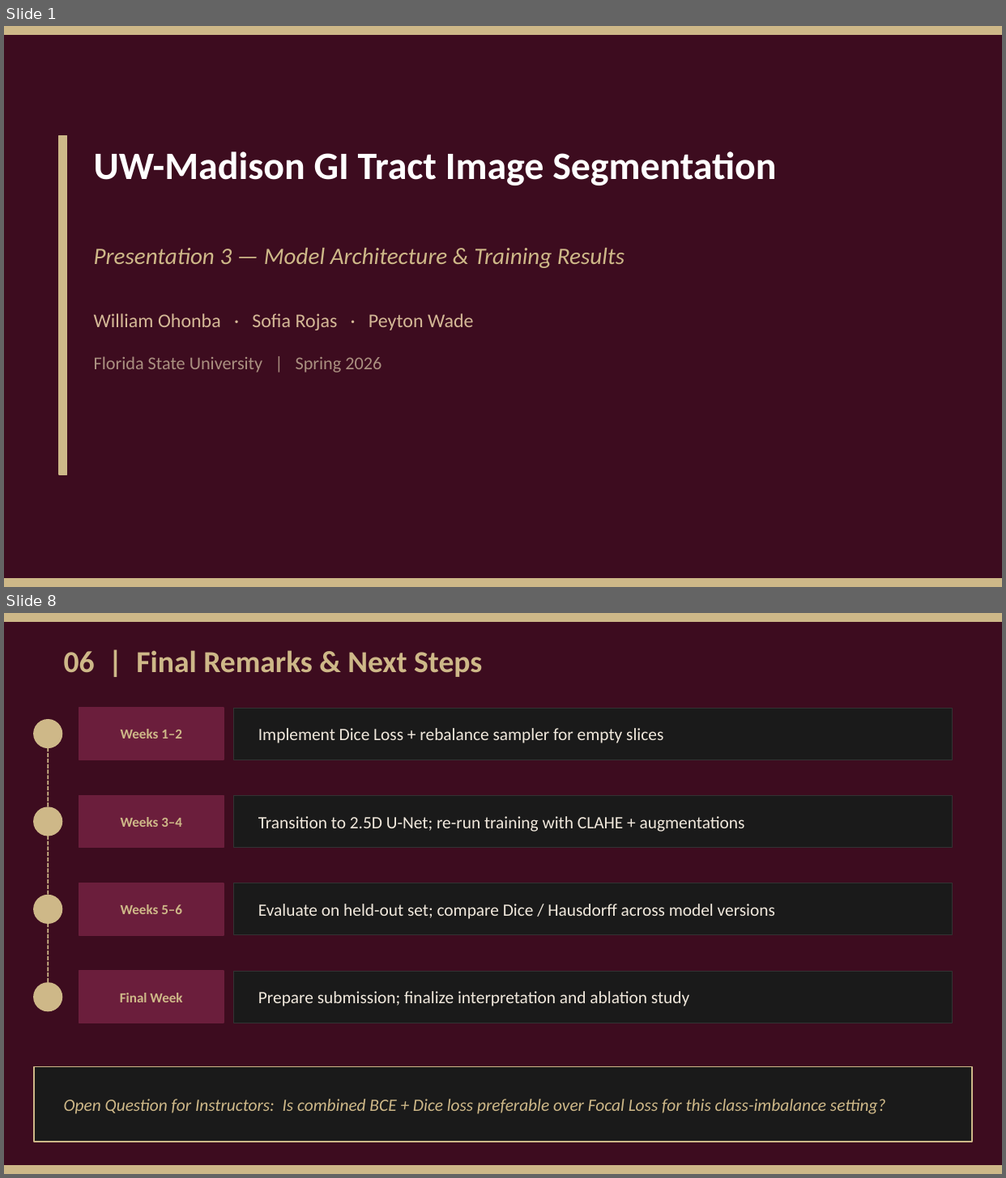
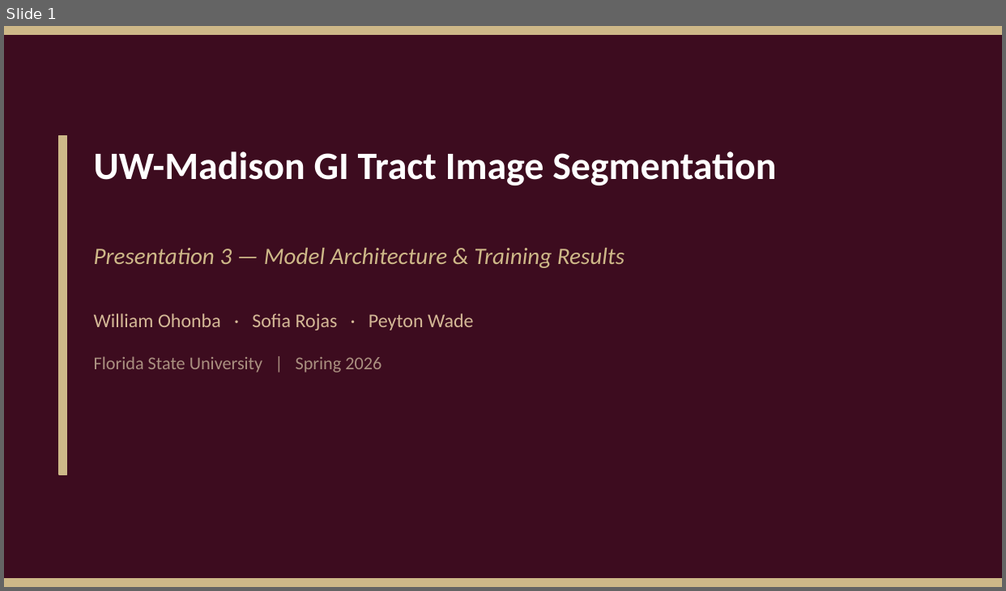
Before and after one commit to William-Ohonba/DS_Health_UWM_Project, a slide deck: presentations/Presentation3_GI_Segmentation.pptx. Shown one above the other, each under a label of ours: slides 1 and 8 before the commit, slide 1 after it; the slides between them are not shown. The pictures are 1006x1178 and 1006x591 pixels, drawn with LibreOffice and Linux fonts; fonts in the diff are those of the drawing. Boxes give left, top, right and bottom in pixels: in the first picture for what was removed or moved away, otherwise in the second. Text is boxed around its words. In the diff, an @@ line names an element or a change of style, - is before the commit and + after.

```diff
--- a/presentations/Presentation3_GI_Segmentation.pptx
+++ b/presentations/Presentation3_GI_Segmentation.pptx
@@ slide 8 removed at (4,613,1002,1174), background #3D0C1F @@
@@ rectangle removed at (4,613,1002,621) @@
@@ text removed at (64,650,482,677) @@
-06 | Final Remarks & Next Steps
@@ rectangle removed at (79,708,224,760) @@
@@ rectangle removed at (233,708,952,760) @@
@@ ellipse removed at (34,720,62,747) @@
@@ text removed at (121,729,182,739) @@
-Weeks 1–2
@@ text removed at (258,728,663,743) @@
-Implement Dice Loss + rebalance sampler for empty slices
@@ line removed from (48, 747) to (48, 807) @@
@@ rectangle removed at (79,795,224,848) @@
@@ rectangle removed at (233,795,952,848) @@
@@ ellipse removed at (34,807,62,836) @@
@@ text removed at (121,817,182,827) @@
-Weeks 3–4
@@ text removed at (258,816,745,832) @@
-Transition to 2.5D U-Net; re-run training with CLAHE + augmentations
@@ line removed from (48, 836) to (48, 896) @@
@@ ellipse removed at (34,896,62,923) @@
@@ rectangle removed at (79,884,224,935) @@
@@ rectangle removed at (233,884,952,935) @@
@@ text removed at (258,904,775,919) @@
-Evaluate on held-out set; compare Dice / Hausdorff across model versions
@@ line removed from (48, 923) to (48, 983) @@
@@ text removed at (121,905,182,914) @@
-Weeks 5–6
@@ rectangle removed at (79,971,224,1023) @@
@@ rectangle removed at (233,971,952,1023) @@
@@ ellipse removed at (34,983,62,1012) @@
@@ text removed at (120,993,182,1003) @@
-Final Week
@@ text removed at (258,991,689,1007) @@
-Prepare submission; finalize interpretation and ablation study
@@ rectangle removed at (34,1067,972,1142) @@
@@ text removed at (64,1099,886,1114) @@
-Open Question for Instructors: Is combined BCE + Dice loss preferable over Focal Loss for this class-imbalance setting?
@@ rectangle removed at (4,1166,1002,1174) @@
```
Also in this commit, not shown: 6 slides changed, 2 slides added.
